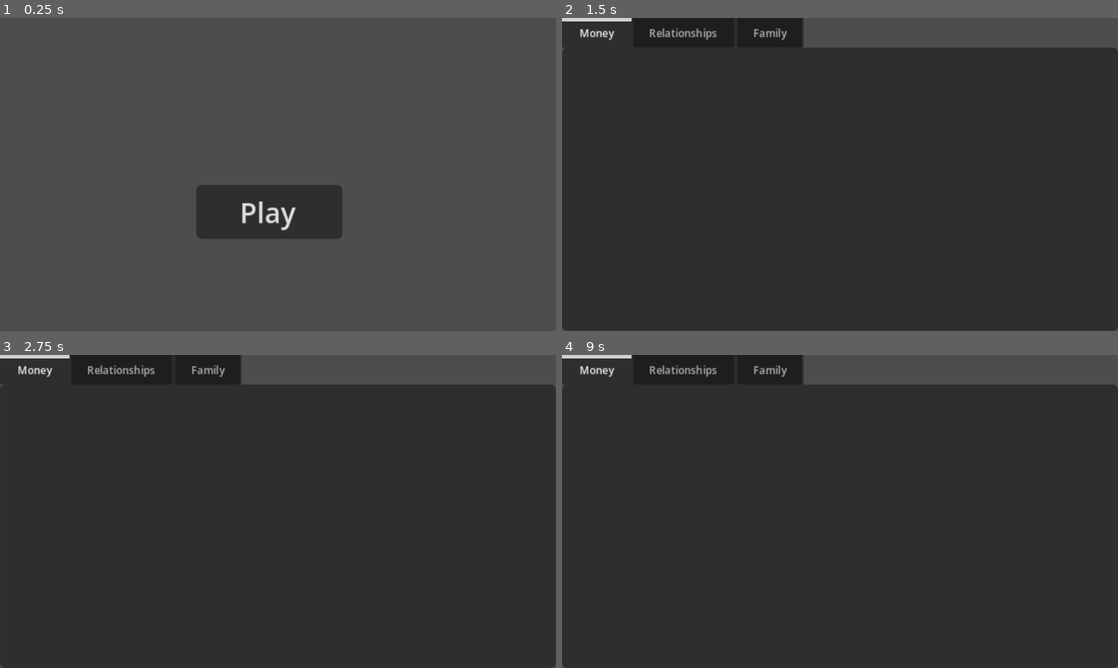
Above: before the commit, frames 1-4 (two rows, left to right).
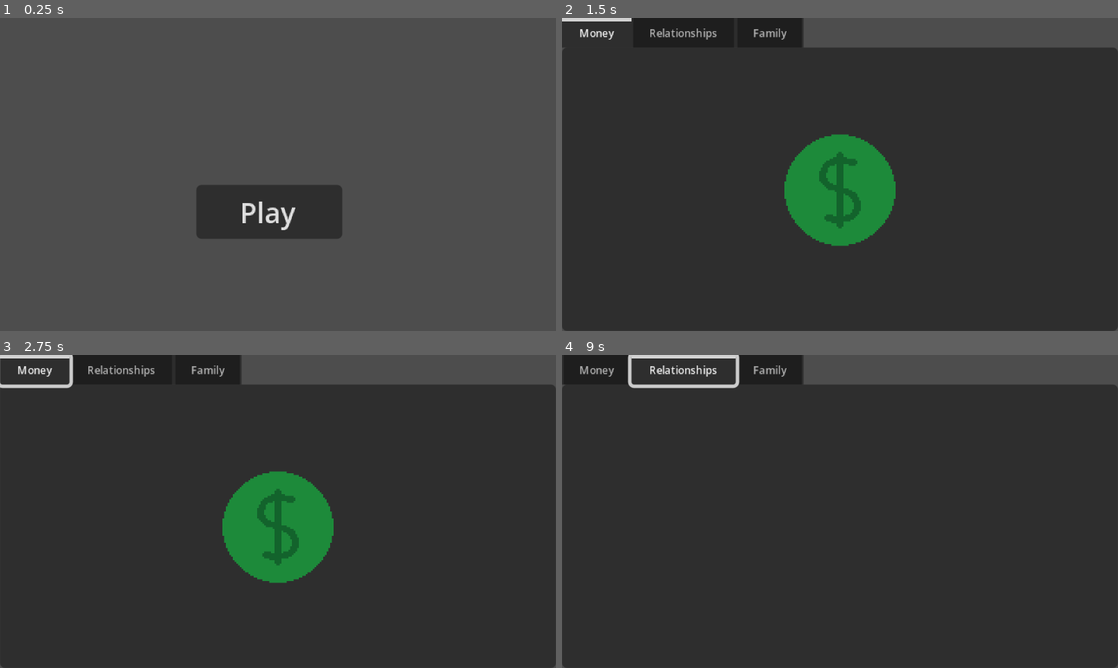
Above: after the commit, the same moments.

Repository: ObedH/the-american-dream
Game: Godot game, scene res://scenes/main/main.tscn
The game is run twice, just before and just after one commit, with the same random seed, the same clock (stepped at 60 frames per second) and the same inputs.
Inputs (mouse positions are in pixels of both pictures, inside the frame that each line leads up to):
- Up to frame 1 (0.25 s): no input
- Up to frame 2 (1.5 s): click "Play" at 0.5 s; click (840, 190) at 1.27 s
- Up to frame 3 (2.75 s): tap Enter at 2 s; move the mouse to (400, 495) at 2.02 s; hold Right from 2.03 s (still down); tap Alt at 2.1 s; click (400, 495) at 2.17 s
- Up to frame 4 (9 s): tap Space at 2.75, 4.25, 5.75 s; move the mouse to (728, 527) at 2.77 s; release Right at 2.78 s; hold Down 2.78-3.53 s; tap Shift every 1.5 s from 2.85 to 8.85 s; tap Enter at 3.5, 5 s; move the mouse to (895, 442) at 3.52 s; hold Right 3.53-4.28 s; tap Alt every 1.5 s from 3.6 to 8.1 s; move the mouse to (812, 574) at 4.27 s; hold Up 4.28-5.03 s; click (812, 574) at 4.42 s; move the mouse to (1006, 558) at 5.02 s; hold Left 5.03-6.53 s; move the mouse to (673, 464) at 5.77 s; move the mouse to (867, 511) at 6.52 s; hold Down 6.53-7.28 s; click (867, 511) at 6.67 s; move the mouse to (756, 433) at 7.27 s; hold Right 7.28-8.03 s; move the mouse to (962, 495) at 8.02 s; hold Up 8.03-8.78 s; move the mouse to (728, 527) at 8.77 s; hold Right from 8.78 s (still down); click (728, 527) at 8.92 s

The runs differ from the first frame. In frame 1, less than 0.1% of the frame differs, in the area x 43-54%, y 58-68%; in frame 2, 5.7%; in frame 3, 6.0%, in the area x 0-60%, y 0-73%; in frame 4, 1.0%.

Commit message:
Added a dollar button to the center of the money tab

Diff:
--- /dev/null
+++ b/objects/dollar/dollar.tscn
@@ -0,0 +1,8 @@
+[gd_scene format=3 uid="uid://dds580yiirp4c"]
+
+[ext_resource type="Texture2D" uid="uid://dbjcck1jyq4r1" path="res://objects/dollar/dollar.png" id="1_ektf0"]
+
+[node name="Dollar" type="TextureButton" unique_id=106605851]
+offset_right = 40.0
+offset_bottom = 40.0
+texture_normal = ExtResource("1_ektf0")
--- a/project.godot
+++ b/project.godot
@@ -35,6 +35,8 @@
 
 [rendering]
 
+textures/canvas_textures/default_texture_filter=0
 rendering_device/driver.windows="d3d12"
 renderer/rendering_method="gl_compatibility"
 renderer/rendering_method.mobile="gl_compatibility"
+textures/default_filters/use_nearest_mipmap_filter=true
--- a/scenes/money/money.tscn
+++ b/scenes/money/money.tscn
@@ -1,6 +1,26 @@
 [gd_scene format=3 uid="uid://cegujtpayijih"]
+
+[ext_resource type="PackedScene" uid="uid://dds580yiirp4c" path="res://objects/dollar/dollar.tscn" id="1_lji6b"]
 
 [node name="Money" type="Control" unique_id=86739329]
 layout_mode = 3
-anchors_preset = 0
+anchors_preset = 15
+anchor_right = 1.0
+anchor_bottom = 1.0
+grow_horizontal = 2
+grow_vertical = 2
 metadata/_tab_index = 0
+
+[node name="Dollar" parent="." unique_id=293948130 instance=ExtResource("1_lji6b")]
+layout_mode = 1
+anchors_preset = 8
+anchor_left = 0.5
+anchor_top = 0.5
+anchor_right = 0.5
+anchor_bottom = 0.5
+offset_left = -32.0
+offset_top = -32.0
+offset_right = 32.0
+offset_bottom = 32.0
+grow_horizontal = 2
+grow_vertical = 2
Renamed: objects/dollar_cookie/dollar_cookie.png -> objects/dollar/dollar.png
Not shown, changed: objects/dollar/dollar.png.import
Renamed: objects/dollar_cookie/dollar_cookie.aseprite -> objects/dollar/dollar_cookie.aseprite
